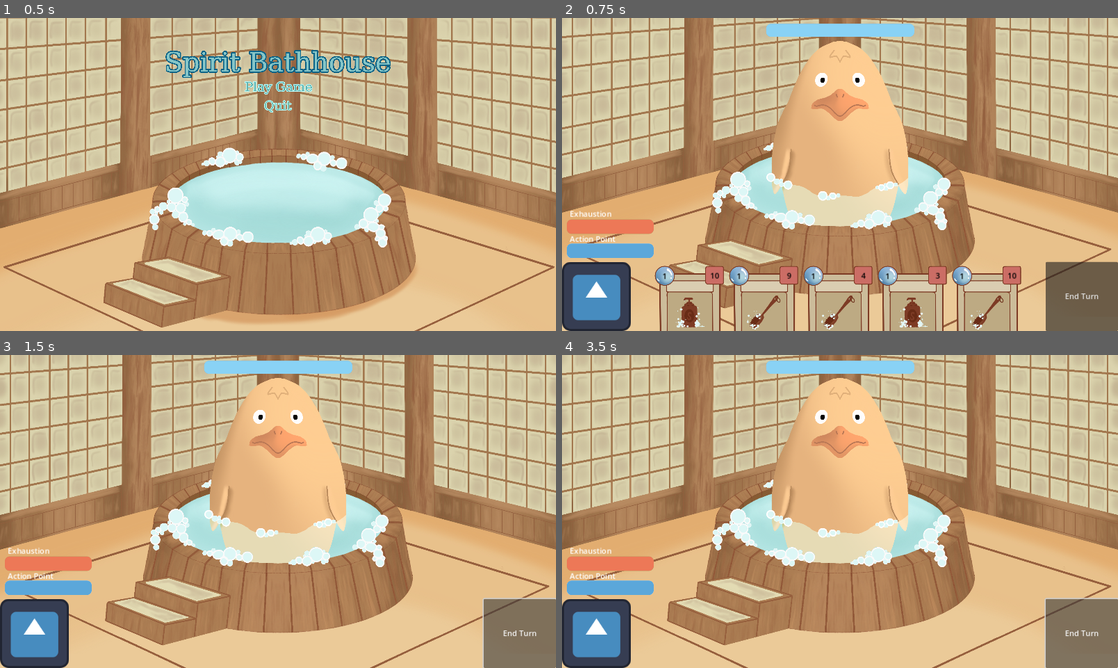
Above: before the commit, frames 1-4 (two rows, left to right).
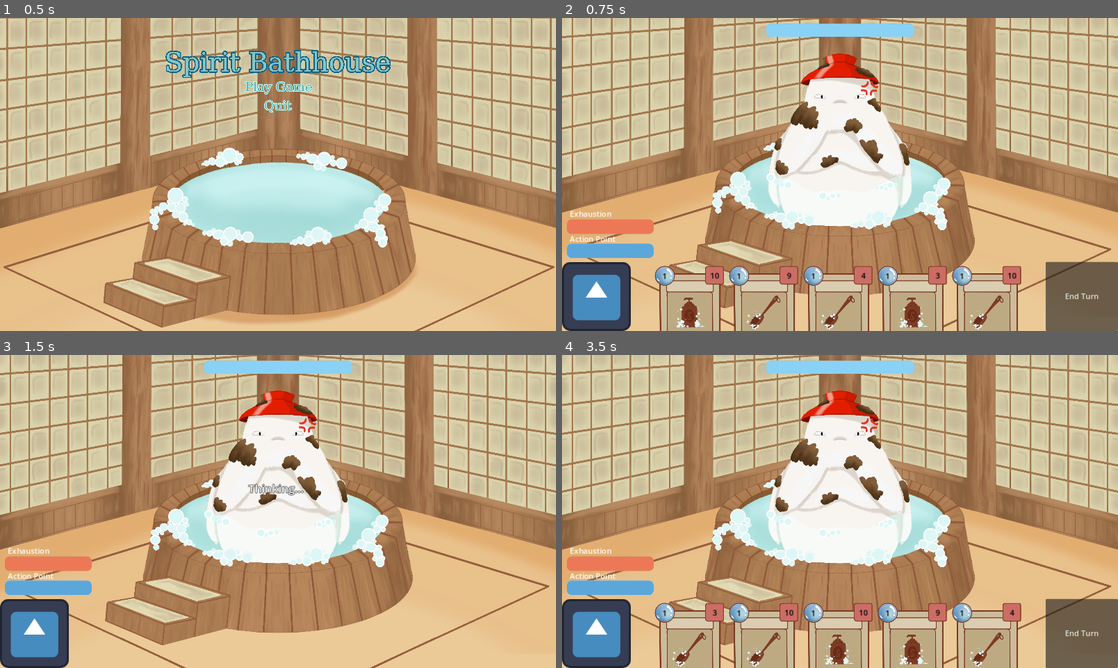
Above: after the commit, the same moments.

Repository: MichaelRRyan/GGJ-2025
Game: Godot game, scene res://Gameplay/menu.tscn
Same seed, same stepped clock (60 frames per second), same inputs: the game is played once before the commit and once after it. The engine's default icon, where the game draws it, is replaced by a stand-in: a white triangle on a blue panel in a dark square.
Inputs (mouse positions are in pixels of both pictures, inside the frame that each line leads up to):
- Up to frame 1 (0.5 s): no input
- Up to frame 2 (0.75 s): click "Play Game" at 0.5 s
- Up to frame 3 (1.5 s): click "End Turn" at 1.25 s
- Up to frame 4 (3.5 s): click (1079, 633) at 2 s, where only the run before the commit has a clickable "End Turn"; click (1079, 633) at 2.75 s, where only the run before the commit has a clickable "End Turn"

Frame 1 is identical in both runs. In frame 2, 11% of the frame differs, in the area x 37-63%, y 7-67%; in frame 3, 14%; in frame 4, 22%, in the area x 16-100%, y 7-100%.

Commit message:
Added mud sprites and polish

Diff:
--- a/Features/CardInterface/card_interface.gd
+++ b/Features/CardInterface/card_interface.gd
@@ -11,12 +11,6 @@
 # This will be a wrapper class that holds a card and provides hover / click functionality
 @onready var _s_InteractableCard = preload("res://Features/CardInterface/interactable_card.tscn")
 @onready var _n_hand = $CardTray/Hand
-
-
-#-------------------------------------------------------------------------------
-# TODO Move this to card manager
-func shuffle() -> void:
-	pass
 
 
 #-------------------------------------------------------------------------------
@@ -35,6 +29,7 @@
 func _end_turn() -> void:
 	_discard_all()
 	turn_ended.emit()
+	$CardTray/EndTurnButton.hide()
 
 
 #-------------------------------------------------------------------------------
@@ -56,3 +51,11 @@
 
 	for card in cards:
 		card.queue_free() # Deletes the card UI node
+
+
+#-------------------------------------------------------------------------------
+func _on_turn_manager_turn_started() -> void:
+	$CardTray/EndTurnButton.show()
+
+
+#-------------------------------------------------------------------------------
--- a/Features/Encounter/encounter.tscn
+++ b/Features/Encounter/encounter.tscn
@@ -10,9 +10,11 @@
 [ext_resource type="Texture2D" uid="uid://bbc1ey6kb5vwy" path="res://Features/Encounter/bath.png" id="6_q2lg5"]
 [ext_resource type="PackedScene" path="res://action_points_component.tscn" id="8_8dgu4"]
 [ext_resource type="PackedScene" uid="uid://c6j2l2b7ff5xt" path="res://exhaustion_component.tscn" id="9_sw7f1"]
-[ext_resource type="Texture2D" uid="uid://bpcuce7uva4x5" path="res://Features/Encounter/duck_spirit.png" id="11_oax27"]
+[ext_resource type="Texture2D" uid="uid://bpcuce7uva4x5" path="res://Features/Spirit/Images/Characters/duck_spirit.png" id="11_oax27"]
 [ext_resource type="Script" path="res://Features/Spirit/spirit_behaviour.gd" id="11_qvtpb"]
 [ext_resource type="Script" path="res://Features/Encounter/scene_change.gd" id="12_3r0hf"]
+[ext_resource type="Texture2D" uid="uid://b186q43ttf72r" path="res://Features/Spirit/Images/Mud/duck_spirit_mud.png" id="13_eao3v"]
+[ext_resource type="Texture2D" uid="uid://c8wwmai57m5qn" path="res://Features/Spirit/Images/Mud/duck_spirit_mud_max.png" id="14_gyms7"]
 
 [sub_resource type="StyleBoxFlat" id="StyleBoxFlat_ow0cc"]
 bg_color = Color(0.552372, 0.784647, 0.436314, 1)
@@ -134,6 +136,14 @@
 [node name="Sprite2D" type="Sprite2D" parent="Spirit"]
 scale = Vector2(0.6, 0.6)
 texture = ExtResource("11_oax27")
+
+[node name="MudSprite" type="Sprite2D" parent="Spirit"]
+scale = Vector2(0.6, 0.6)
+texture = ExtResource("13_eao3v")
+
+[node name="MaxMudSprite" type="Sprite2D" parent="Spirit"]
+scale = Vector2(0.6, 0.6)
+texture = ExtResource("14_gyms7")
 
 [node name="CleanlinessBar" parent="Spirit" instance=ExtResource("6_0rfqi")]
 anchors_preset = 0
@@ -151,6 +161,19 @@
 theme_override_styles/fill = SubResource("StyleBoxFlat_1l4cb")
 value = 5.0
 
+[node name="ActionLabel" type="Label" parent="Spirit"]
+visible = false
+offset_left = -157.0
+offset_top = -65.0
+offset_right = 151.0
+offset_bottom = -33.0
+theme_override_colors/font_color = Color(1, 1, 1, 1)
+theme_override_colors/font_outline_color = Color(0, 0, 0, 1)
+theme_override_constants/outline_size = 3
+theme_override_font_sizes/font_size = 23
+text = "Thinking..."
+horizontal_alignment = 1
+
 [node name="TurnTimer" type="Timer" parent="Spirit"]
 one_shot = true
 
@@ -162,6 +185,7 @@
 script = ExtResource("12_3r0hf")
 
 [connection signal="draw_cards" from="TurnManager" to="CardManager" method="draw_cards"]
+[connection signal="draw_cards" from="TurnManager" to="CardInterface" method="_on_turn_manager_turn_started"]
 [connection signal="spirits_turn_started" from="TurnManager" to="Spirit" method="_on_turn_manager_spirits_turn_started"]
 [connection signal="card_played" from="CardInterface" to="CardManager" method="play_card"]
 [connection signal="turn_ended" from="CardInterface" to="TurnManager" method="_on_card_interface_turn_ended"]
@@ -169,6 +193,7 @@
 [connection signal="action_points_changed" from="Player/ActionPointsComponent" to="Player/CanvasLayer/VBoxContainer/ActionPointsBar" method="_on_health_component_health_changed"]
 [connection signal="exhaustion_amount_changed" from="Player/ExhaustionComponent" to="Player/CanvasLayer/VBoxContainer/ExhaustionBar" method="_on_health_component_health_changed"]
 [connection signal="turn_finished" from="Spirit" to="TurnManager" method="_on_spirit_turn_finished"]
+[connection signal="health_changed" from="Spirit/HealthComponent" to="Spirit" method="_on_health_component_health_changed"]
 [connection signal="health_changed" from="Spirit/HealthComponent" to="Spirit/CleanlinessBar" method="_on_health_component_health_changed"]
 [connection signal="health_changed" from="Spirit/HealthComponent" to="SceneChange" method="_on_health_component_health_changed"]
 [connection signal="timeout" from="Spirit/TurnTimer" to="Spirit" method="_on_turn_timer_timeout"]
--- a/Features/Spirit/spirit_behaviour.gd
+++ b/Features/Spirit/spirit_behaviour.gd
@@ -2,17 +2,116 @@
 
 signal turn_finished
 
+# Bad way to fetch a node but we're nearly out of time here.
+@onready var _player_exhaustion = $"../Player/ExhaustionComponent"
+
+@onready var _sprite : Sprite2D = $Sprite2D
+@onready var _mud_sprite : Sprite2D = $MudSprite
+@onready var _max_mud_sprite : Sprite2D = $MaxMudSprite
+
+var _spirit_index = -1
+
+var _sprites = [
+	"res://Features/Spirit/Images/Characters/duck_spirit.png",
+	"res://Features/Spirit/Images/Characters/hat_spirit.png",
+	"res://Features/Spirit/Images/Characters/soot_spirit.png",
+	[
+		"res://Features/Spirit/Images/Characters/ghost_spirit.png",
+		"res://Features/Spirit/Images/Characters/ghost_spirit_angry.png"
+	]
+]
+
+var _sprite_dirt = [
+	[
+		"res://Features/Spirit/Images/Mud/duck_spirit_mud.png",
+		"res://Features/Spirit/Images/Mud/duck_spirit_mud_max.png"
+	],
+	[
+		"res://Features/Spirit/Images/Mud/hat_spirit_mud.png",
+		"res://Features/Spirit/Images/Mud/hat_spirit_mud_max.png"
+	],
+	[
+		"res://Features/Spirit/Images/Mud/soot_spirit_mud.png",
+		"res://Features/Spirit/Images/Mud/soot_spirit_mud_max.png"
+	],
+	[
+		"res://Features/Spirit/Images/Mud/ghost_spirit_mud.png",
+		"res://Features/Spirit/Images/Mud/ghost_spirit_angry_mud_max.png"
+	]
+]
+
+
+enum TurnState {
+	NONE = -1,
+	THINKING = 0,
+	TURN_MADE = 1,
+}
+
+var _turn_state := TurnState.NONE
+
+
+func _ready() -> void:
+	_spirit_index = randi_range(0, _sprites.size() - 1)
+
+	if _spirit_index == 3:
+		_sprite.texture = load(_sprites[_spirit_index][1])
+		_max_mud_sprite.show()
+		_mud_sprite.hide()
+	else:
+		_sprite.texture = load(_sprites[_spirit_index])
+
+	_mud_sprite.texture = load(_sprite_dirt[_spirit_index][0])
+	_max_mud_sprite.texture = load(_sprite_dirt[_spirit_index][1])
+
+
+func _update_mud(current_health: int, max_health: int):
+	var half_health = max_health / 2
+
+	var progress_to_half : float = max(current_health - half_health, 0)
+	_max_mud_sprite.modulate.a = progress_to_half / half_health
+
+	if current_health < half_health:
+		_mud_sprite.modulate.a = 1.0 * current_health / half_health
+
+		if _spirit_index == 3:
+			_sprite.texture = load(_sprites[_spirit_index][0])
+			_max_mud_sprite.hide()
+			_mud_sprite.show()
+
 
 func take_turn():
 	print("My turn")
+	_turn_state = TurnState.THINKING
+	$ActionLabel.text = "Thinking..."
+	$ActionLabel.show()
 	$TurnTimer.start()
 
 
 func _on_turn_timer_timeout() -> void:
-	print("Turn finished")
+	match _turn_state:
+		TurnState.THINKING:
+			if randi_range(0, 1) == 0:
+				$ActionLabel.text = "Did nothing!"
+			else:
+				$ActionLabel.text = "Splash!"
+				_splash()
 
-	turn_finished.emit()
+			_turn_state = TurnState.TURN_MADE
+			$TurnTimer.start()
+
+		TurnState.TURN_MADE:
+			$ActionLabel.hide()
+			print("Turn finished")
+			turn_finished.emit()
 
 
 func _on_turn_manager_spirits_turn_started() -> void:
 	take_turn()
+
+
+func _splash():
+	_player_exhaustion.modify(-10)
+
+
+func _on_health_component_health_changed(new_health: int, max_health: int) -> void:
+	_update_mud(new_health, max_health)
--- a/Gameplay/gameplay.gd
+++ b/Gameplay/gameplay.gd
@@ -6,6 +6,7 @@
 var encounter_scene : Encounter = null
 
 func _ready() -> void:
+	randomize()
 	initialise_deck()
 	start_encounter()
 
Not shown: 1 places in Features/Encounter/encounter.tscn that only renumber resources
Renamed: Features/Encounter/duck_spirit.png -> Features/Spirit/Images/Characters/duck_spirit.png
Not shown, changed: Features/Spirit/Images/Characters/duck_spirit.png.import
Binary file added: Features/Spirit/Images/Characters/ghost_spirit.png
Not shown, added: Features/Spirit/Images/Characters/ghost_spirit.png.import
Binary file added: Features/Spirit/Images/Characters/ghost_spirit_angry.png
Not shown, added: Features/Spirit/Images/Characters/ghost_spirit_angry.png.import
Binary file added: Features/Spirit/Images/Characters/hat_spirit.png
Not shown, added: Features/Spirit/Images/Characters/hat_spirit.png.import
Renamed: Features/Encounter/soot_spirit.png -> Features/Spirit/Images/Characters/soot_spirit.png
Not shown, added: Features/Spirit/Images/Characters/soot_spirit.png.import
Binary file added: Features/Spirit/Images/Mud/duck_spirit_mud.png
(and 15 more such lines)
